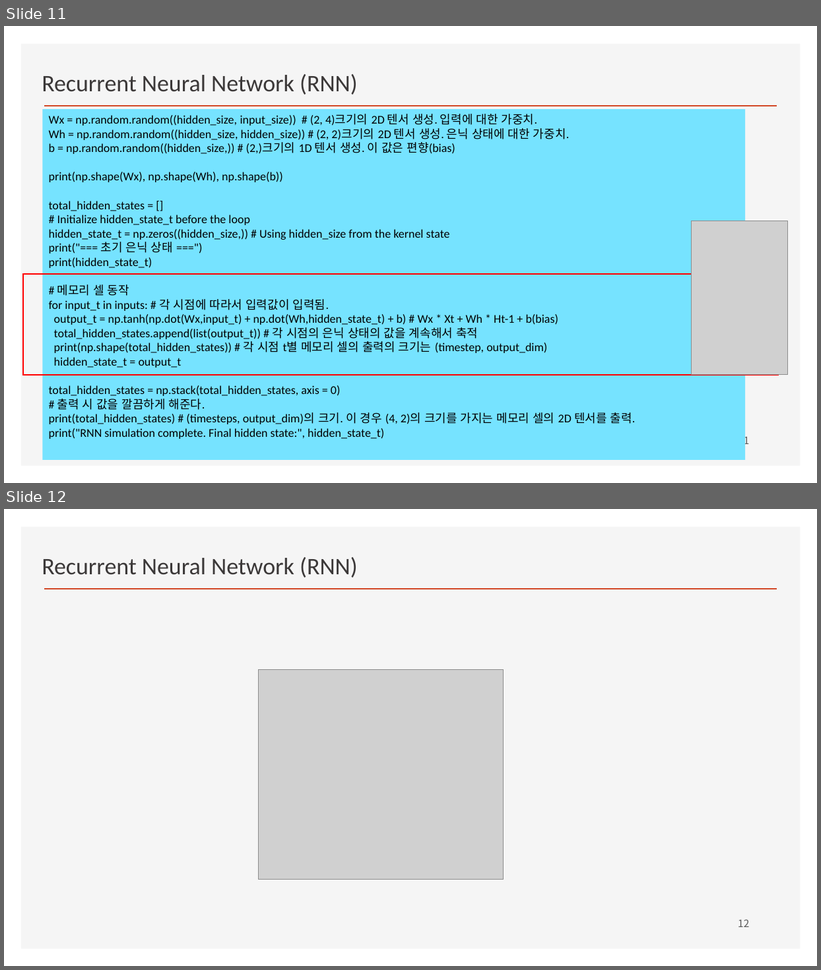
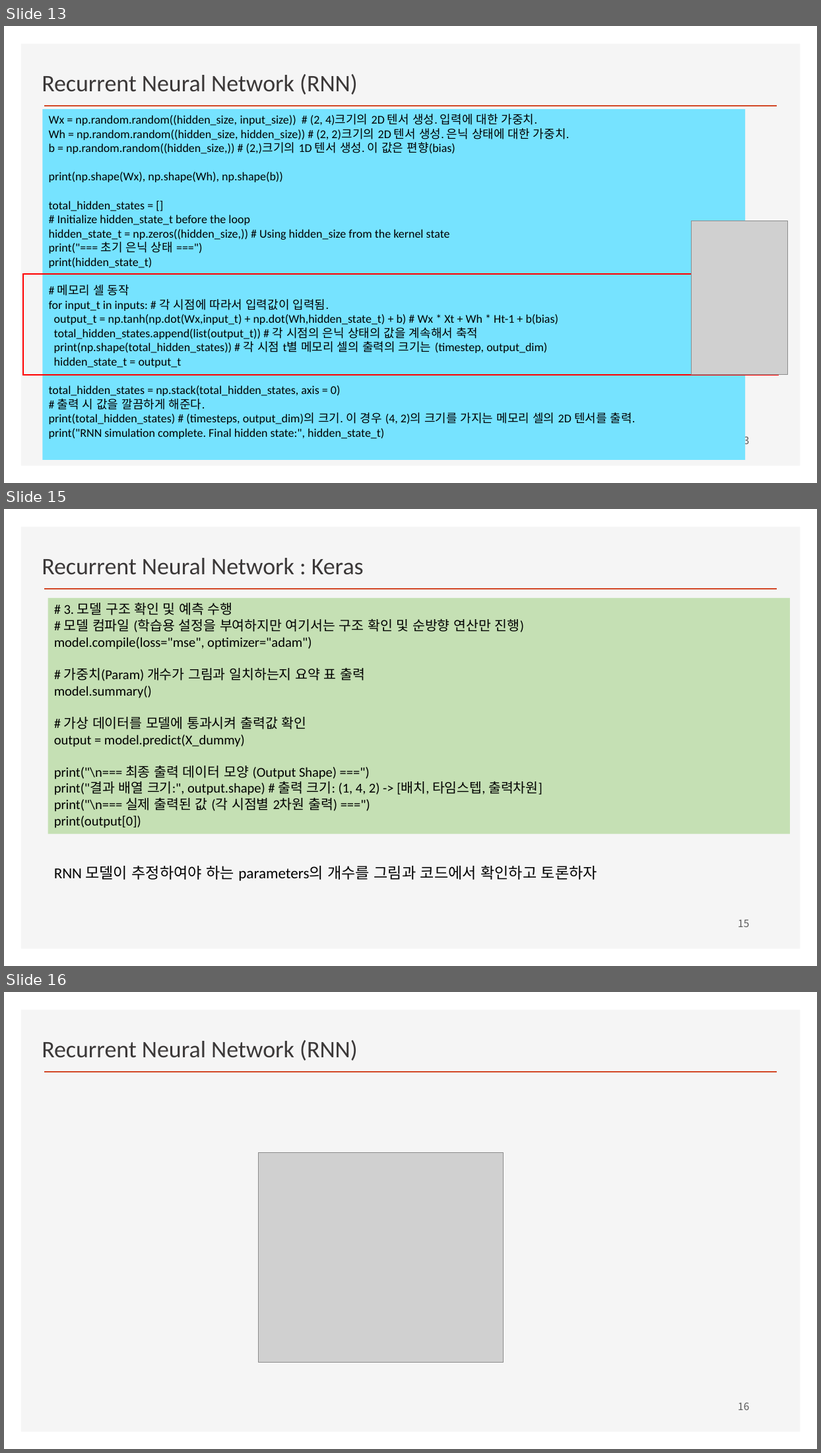
Before and after one commit to ancestor9/2026_Fall_Deep-Learning-with-Python, a slide deck: RNN/RNN.pptx. Shown one above the other, each under a label of ours: slides 11 and 12 before the commit, slides 13, 15 and 16 after it; the slides between them are not shown. The pictures are 821x970 and 821x1453 pixels, drawn with LibreOffice and Linux fonts; fonts in the diff are those of the drawing; grey boxes stand for pictures; background and template pictures are left out. Boxes give left, top, right and bottom in pixels: in the first picture for what was removed or moved away, otherwise in the second. Text is boxed around its words. In the diff, an @@ line names an element or a change of style, - is before the commit and + after.

```diff
--- a/RNN/RNN.pptx
+++ b/RNN/RNN.pptx
@@ slide 15 added at (4, 509, 817, 966), background #FFFFFF; not listed: 2 template elements that a slide beside it also shows @@
@@ text added at (42, 558, 364, 575), 28 pt, text #3B3838 @@
+Recurrent Neural Network : Keras
@@ rectangle added at (48, 598, 790, 834), fill #C5E0B4, 16 pt, text #000000 @@
+# 3. 모델 구조 확인 및 예측 수행
+# 모델 컴파일 (학습용 설정을 부여하지만 여기서는 구조 확인 및 순방향 연산만 진행)
+model.compile(loss="mse", optimizer="adam")
+# 가중치(Param) 개수가 그림과 일치하는지 요약 표 출력
+model.summary()
+# 가상 데이터를 모델에 통과시켜 출력값 확인
+output = model.predict(X_dummy)
+print("\n=== 최종 출력 데이터 모양 (Output Shape) ===")
+print("결과 배열 크기:", output.shape) # 출력 크기: (1, 4, 2) -> [배치, 타임스텝, 출력차원]
+print("\n=== 실제 출력된 값 (각 시점별 2차원 출력) ===")
+print(output[0])
@@ text added at (54, 865, 597, 881), 18 pt, text #000000 @@
+RNN 모델이 추정하여야 하는 parameters의 개수를 그림과 코드에서 확인하고 토론하자
@@ page number added at (738, 920, 749, 927), 12 pt, text #595959 @@
+15
@@ what was slide 11 is now slide 13 @@
@@ page number at (738, 435, 749, 448): text changed @@
-11
+13
@@ what was slide 12 is now slide 16 @@
@@ page number at (738, 1403, 749, 1410): text changed @@
-12
+16
```
Also in this commit, not shown: 3 slides changed, 2 other slides added.
